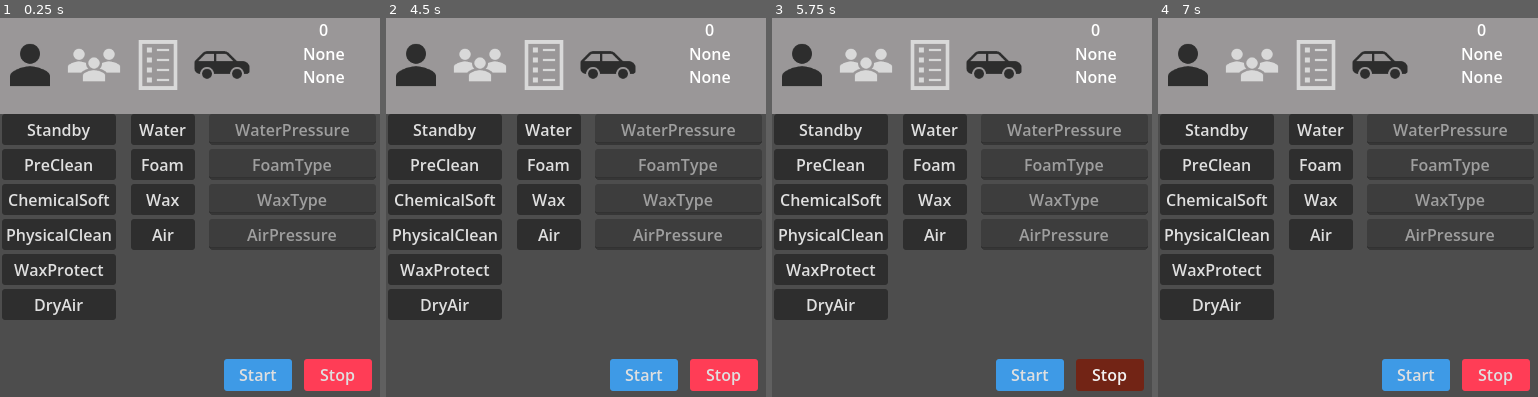
Above: before the commit, frames 1-4 (left to right).
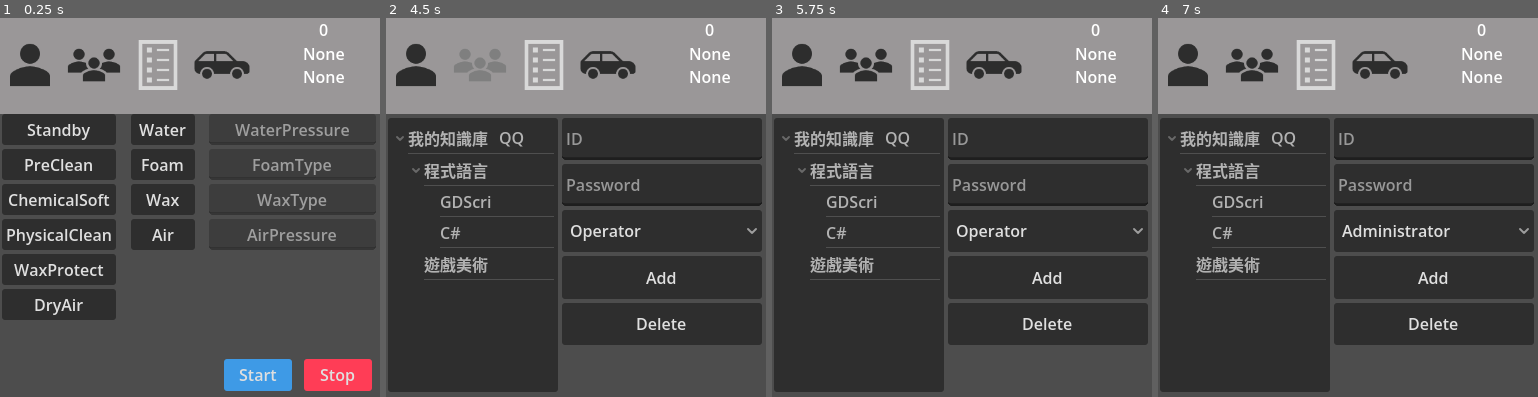
Above: after the commit, the same moments.

Repository: littleyellowrabbit/Car_Wash_Godot
Game: Godot game, scene res://Main.tscn
Same seed, same stepped clock (60 frames per second), same inputs: the game is played once before the commit and once after it.
Inputs (mouse positions are in pixels of both pictures, inside the frame that each line leads up to):
- Up to frame 1 (0.25 s): no input
- Up to frame 2 (4.5 s): click "Start" at 0.5 s; click "Start" at 1.25 s; click (416, 63) at 2 s; click (576, 150) at 2.77 s; type "12" at 2.85 s; click (576, 218) at 3 s; type "12" at 3.08 s; click (606, 63) at 3.5 s; click (481, 63) at 4.27 s
- Up to frame 3 (5.75 s): click (1110, 374) at 5 s, where only the run before the commit has a clickable "Stop"
- Up to frame 4 (7 s): click (1435, 230) at 5.75 s, where only the run after the commit has a clickable "Operator"; click (1435, 275) at 6.5 s, where only the run after the commit has a clickable "Add"

The runs differ from the first frame. In frame 1, 0.7% of the frame differs, in the area x 17-32%, y 7-17%; in frame 2, 40%; in frame 3, 40%; in frame 4, 40%, in the area x 0-99%, y 7-99%.

Commit message:
KeyParamter

Diff:
--- a/User.tscn
+++ b/User.tscn
@@ -1,4 +1,6 @@
 [gd_scene format=3 uid="uid://cj4bkq5d1iyxj"]
+
+[ext_resource type="Script" uid="uid://c4p3tjed8vtqw" path="res://script/user.gd" id="1_52hkj"]
 
 [node name="Control" type="Control" unique_id=328745612]
 layout_mode = 3
@@ -7,6 +9,7 @@
 anchor_bottom = 1.0
 grow_horizontal = 2
 grow_vertical = 2
+script = ExtResource("1_52hkj")
 
 [node name="HBoxContainer" type="HBoxContainer" parent="." unique_id=2116024567]
 layout_mode = 1
--- a/script/key_parameter.gd
+++ b/script/key_parameter.gd
@@ -13,7 +13,7 @@
 	button_writeparameter.pressed.connect(_write_parameter_button_pressed)
 
 func _check_login() -> void:
-	if Jwt._is_login() :
+	if not Jwt._is_login() :
 		optionbutton_waterpressure.modulate = Color(0.5,0.5,0.5)
 		optionbutton_foamtype.modulate = Color(0.5,0.5,0.5)
 		optionbutton_waxtype.modulate = Color(0.5,0.5,0.5)
--- a/script/menu_panel.gd
+++ b/script/menu_panel.gd
@@ -16,6 +16,7 @@
 	texturebutton_keyparameter.pressed.connect(_on_texture_button_keyparameter_pressed)
 	texturebutton_status.pressed.connect(_on_texture_button_status_pressed)
 	SignalManager.user_information_signal_out.connect(update_user_and_permission)
+	SignalManager.plc_live_data_out.connect(update_watchdog)
 
 
 func _on_texture_button_login_pressed() -> void:
@@ -37,14 +38,21 @@
 		if Jwt.permission in ["Administrator","Engineer"]:
 			button_disabled(false,[texturebutton_login,texturebutton_user,texturebutton_keyparameter,texturebutton_status])
 		else:
-			button_disabled(false,[texturebutton_login,texturebutton_status])
-			button_disabled(true,[texturebutton_user,texturebutton_keyparameter])
+			#button_disabled(false,[texturebutton_login,texturebutton_status])
+			button_disabled(false,[texturebutton_user,texturebutton_login,texturebutton_status])
+			button_disabled(true,[texturebutton_keyparameter])
+			#button_disabled(true,[texturebutton_user,texturebutton_keyparameter])
 	else:
-		button_disabled(false,[texturebutton_login,texturebutton_status])
-		button_disabled(true,[texturebutton_user,texturebutton_keyparameter])
+		#button_disabled(false,[texturebutton_login,texturebutton_status])
+		button_disabled(false,[texturebutton_user,texturebutton_login,texturebutton_status])
+		button_disabled(true,[texturebutton_keyparameter])
+		#button_disabled(true,[texturebutton_user,texturebutton_keyparameter])
 		label_id.text = "None"
 		label_permission.text = "None"
 
 func button_disabled(disable:bool,button:Array) -> void:
 	for btn in button:
 				btn.disabled = disable
+
+func update_watchdog(plc_data: Dictionary) -> void:
+	label_watchdog.text = str(int(plc_data.get('watchdog')))
--- a/script/status.gd
+++ b/script/status.gd
@@ -31,9 +31,8 @@
 
 func update_ui(plc_live_data_newer: Dictionary) -> void:
 	var plc_live_data_older = plc_live_data_old
-	print(plc_live_data_newer)
 	if check_value_change(plc_live_data_newer, plc_live_data_older, 'water_pressure'):
-		lineedit_waterpressure.text = str(plc_live_data_newer.get('water_pressure'))
+		lineedit_waterpressure.text = str(int(plc_live_data_newer.get('water_pressure')))
 
 	if check_value_change(plc_live_data_newer, plc_live_data_older, 'foam_type'):
 		lineedit_foamtype.text = plc_live_data_newer.get('foam_type')
@@ -42,7 +41,7 @@
 		lineedit_waxtype.text = plc_live_data_newer.get('wax_type')
 
 	if check_value_change(plc_live_data_newer, plc_live_data_older, 'air_pressure'):
-		lineedit_airpressure.text = str(plc_live_data_newer.get('air_pressure'))
+		lineedit_airpressure.text = str(int(plc_live_data_newer.get('air_pressure')))
 
 
 
--- /dev/null
+++ b/script/user.gd
@@ -0,0 +1,82 @@
+extends Node
+
+@onready var tree_userlist : Tree = $HBoxContainer/Tree_UserList
+@onready var lineedit_id : LineEdit = $HBoxContainer/VBoxContainer_AdjustUser/LineEdit_ID
+@onready var lineerid_password : LineEdit = $HBoxContainer/VBoxContainer_AdjustUser/LineEdit_Password
+@onready var optionbutton_permission : OptionButton = $HBoxContainer/VBoxContainer_AdjustUser/OptionButton_Permission
+@onready var button_adduser : Button = $HBoxContainer/VBoxContainer_AdjustUser/Button_AddUser
+@onready var button_deleteuser : Button = $HBoxContainer/VBoxContainer_AdjustUser/Button_DeleteUser
+@onready var label_result : Label = $HBoxContainer/VBoxContainer_AdjustUser/Label_Result
+
+func _ready() -> void:
+	tree_userlist.item_selected.connect(_on_item_selected)
+	# 1. 必須先建立「根節點」（Root），這是所有項目的起點
+	var root: TreeItem = tree_userlist.create_item()
+	root.set_text(0, "我的知識庫") # 0 代表第一欄（Column）
+	root.set_text(1, "QQ") # 0 代表第一欄（Column）
+
+	# 2. 建立第一層子節點（家長是 root）
+	var category1: TreeItem = tree_userlist.create_item(root)
+	category1.set_text(0, "程式語言")
+
+	var category2: TreeItem = tree_userlist.create_item(root)
+	category2.set_text(0, "遊戲美術")
+
+	# 3. 建立第二層子節點（家長是 category1）
+	var sub_item1: TreeItem = tree_userlist.create_item(category1)
+	sub_item1.set_text(0, "GDScript")
+	# 你還可以為它綁定隱藏的自訂資料（例如資料庫 ID 或物件）
+	sub_item1.set_metadata(0, {"id": 101, "type": "script"})
+
+	var sub_item2: TreeItem = tree_userlist.create_item(category1)
+	sub_item2.set_text(0, "C#")
+
+func _on_item_selected() -> void:
+	# 獲取目前被選取的 TreeItem
+	var selected_item: TreeItem = tree_userlist.get_selected()
+
+	if selected_item:
+		# 讀取顯示的文字
+		var text = selected_item.get_text(0)
+		# 讀取隱藏的綁定資料
+		var metadata = selected_item.get_metadata(0)
+
+		print("玩家點擊了：", text)
+		print("附帶的資料為：", metadata)
+
+
+func _update_tree() -> void:
+
+
+	"""
+	var url = "/account/login"
+	var body = {
+		"name" : lineedit_id.text,
+		"password" : lineedit_password.text
+	}
+	button_login.disabled = true
+	var response_args = await HttpManager.send_post(url,body,false)
+	button_login.disabled = false
+	var result = response_args[0]
+	var response_code = response_args[1]
+	var _response_headers = response_args[2]
+	var response_body = response_args[3]
+	if response_code == 200 and result == HTTPRequest.RESULT_SUCCESS:
+		var json = JSON.new()
+		var parse_err = json.parse(response_body.get_string_from_utf8())
+		if parse_err == OK:
+			var response_data = json.get_data()
+			Jwt.user_id = response_data.get("id",0)
+			Jwt.permission = response_data.get("permission","None")
+			Jwt.expire_time = response_data.get("exp",0)
+			Jwt.access_token = response_data.get("access_token","")
+			Jwt.refresh_token = response_data.get("refresh_token","")
+			Jwt.user_name = lineedit_id.text
+			SignalManager.change_to_status.emit()
+			lineedit_id.text=""
+			lineedit_password.text=""
+			_check_login()
+			_result_edit("Login success")
+		else:
+			_result_edit("login response failed.parse failed")
+	"""
Not shown, added: script/user.gd.uid
Not shown, added: MenuPanel.tscn105053130067.tmp
